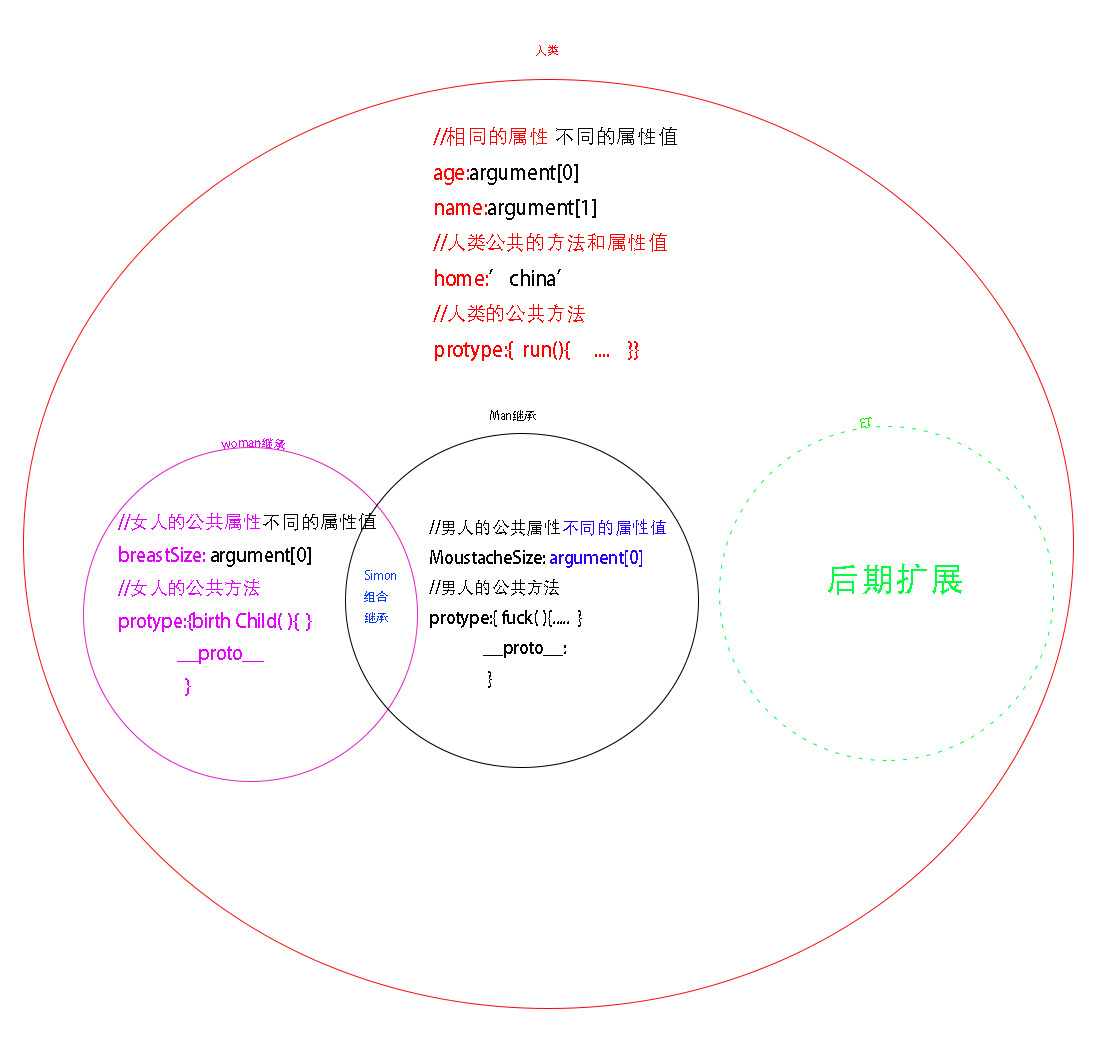
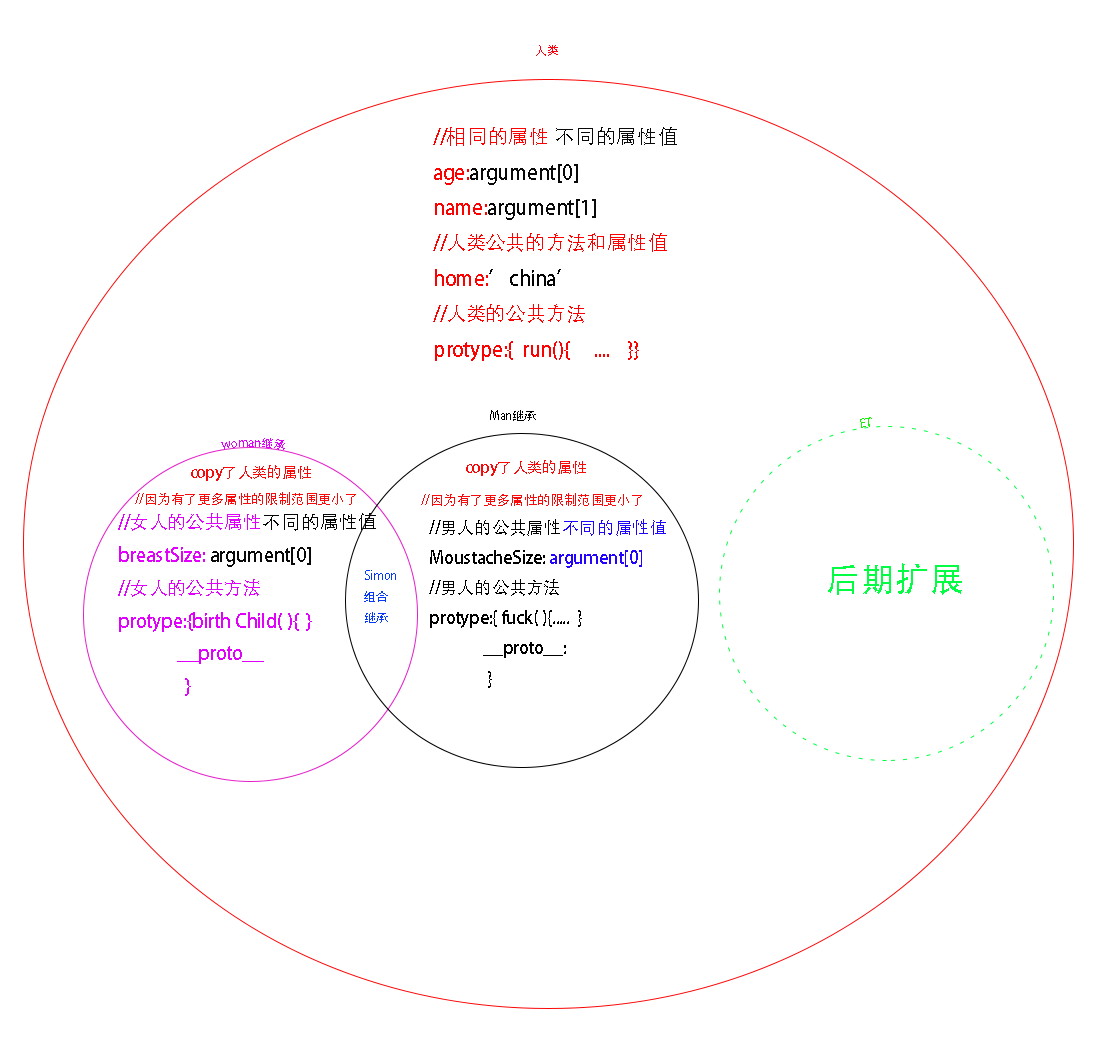
Comparing the layer stacks of the two 1117px x 1052px images. Changes:
added layer "//因为有了更多属性的限制范围更小了 拷贝" above "//因为有了更多属性的限制范围更小了" over 421, 493, 642, 506
added layer "//因为有了更多属性的限制范围更小了" above "copy了人类的属性 拷贝" over 135, 492, 356, 505
added layer "copy了人类的属性 拷贝" above "copy了人类的属性" over 466, 460, 586, 476
added layer "copy了人类的属性" above "//相同的属性 不同的属性值 age:argument[0] name:argument[1] //人类公共的方法和属性值" over 191, 465, 311, 481
